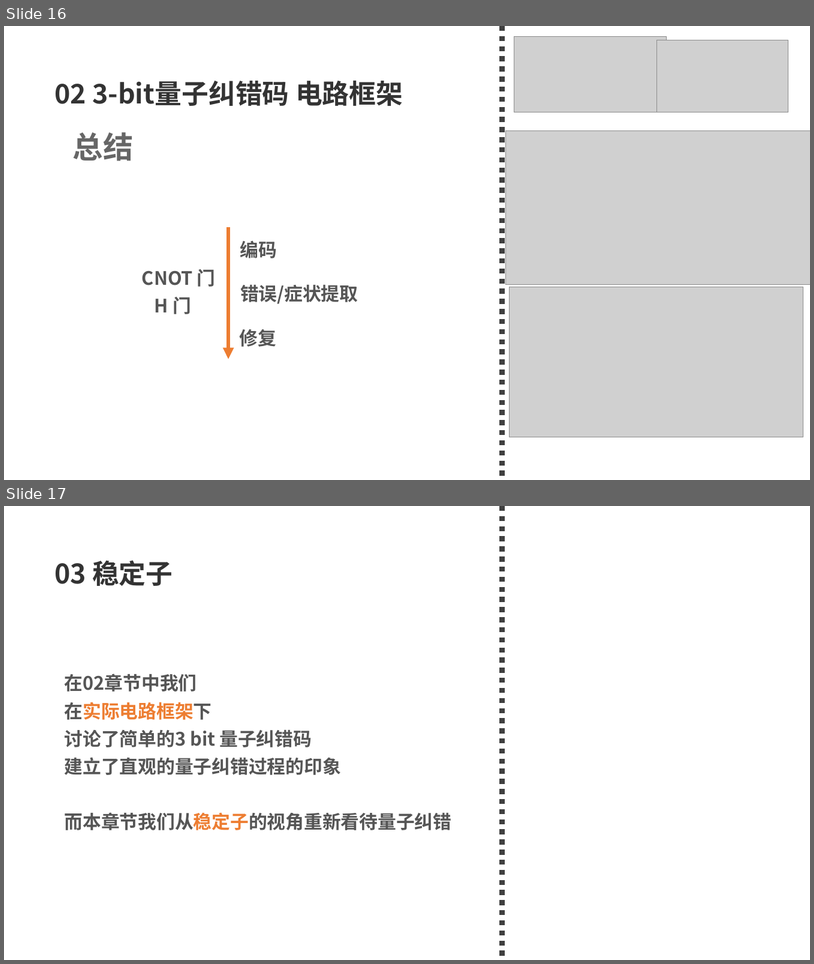
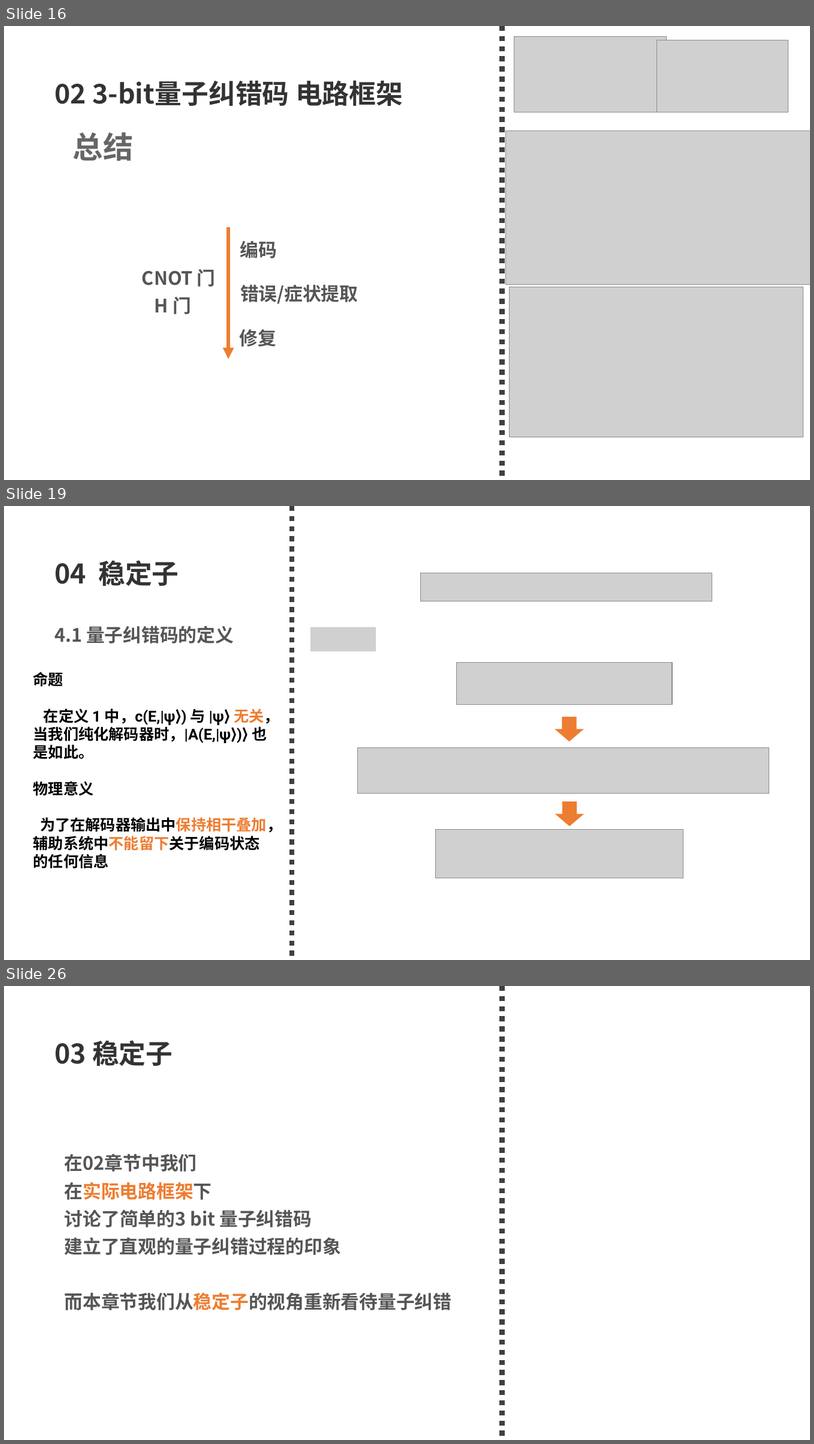
Before and after one commit to 77-223255/LM_QEC, a slide deck: what_i_learn/量子纠错导论.pptx. Shown one above the other, each under a label of ours: slides 16 and 17 before the commit, slides 16, 19 and 26 after it; the slides between them are not shown. The pictures are 814x964 and 814x1444 pixels, drawn with LibreOffice and Linux fonts; fonts in the diff are those of the drawing; grey boxes stand for pictures. Boxes give left, top, right and bottom in pixels: in the first picture for what was removed or moved away, otherwise in the second. Text is boxed around its words. In the diff, an @@ line names an element or a change of style, - is before the commit and + after.

Commit message:
更新 journal 并上传最新量子纠错导论 PPT

```diff
--- a/what_i_learn/量子纠错导论.pptx
+++ b/what_i_learn/量子纠错导论.pptx
@@ slide 19 added at [4,506,810,960], background #FFFFFF @@
@@ line added from (292, 506) to (292, 960), #404040 6 pt dashed @@
@@ text added at [54,560,179,586], 32 pt, text #333333, bold @@
+04 稳定子
@@ picture added at [421,573,713,601] @@
@@ text added at [54,625,234,643], 22 pt, text #555555, bold @@
+4.1 量子纠错码的定义
@@ picture added at [311,627,377,651] @@
@@ picture added at [457,662,672,704] @@
@@ text added at [33,672,282,868], 18 pt, text #000000, bold @@
+命题
+在定义 1 中，c(E,|ψ⟩) 与 |ψ⟩ 无关，当我们纯化解码器时，|A(E,|ψ⟩)⟩ 也是如此。
+物理意义
+为了在解码器输出中保持相干叠加，辅助系统中不能留下关于编码状态的任何信息
@@ down arrow added at [555,717,584,741], fill #ED7D31 @@
@@ picture added at [358,747,769,793] @@
@@ down arrow added at [555,801,584,826], fill #ED7D31 @@
@@ picture added at [435,829,683,877] @@
@@ what was slide 17 is now slide 26 @@
```
Also in this commit, not shown: 8 other slides added, 1 other file.
